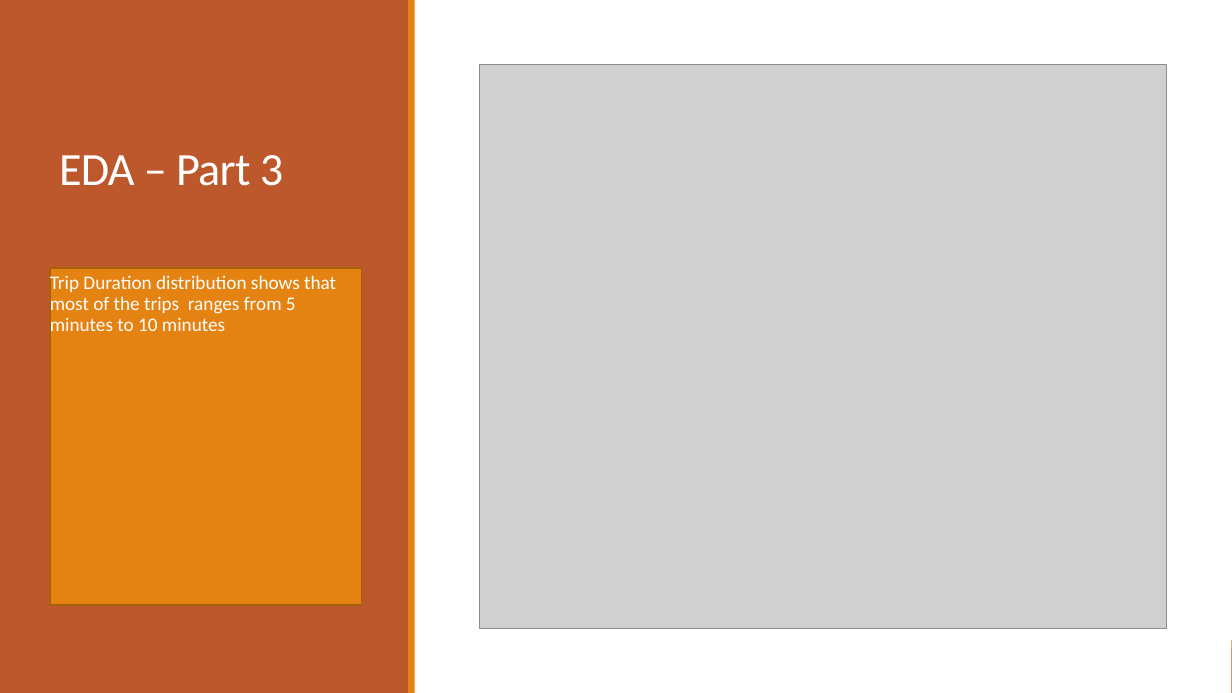
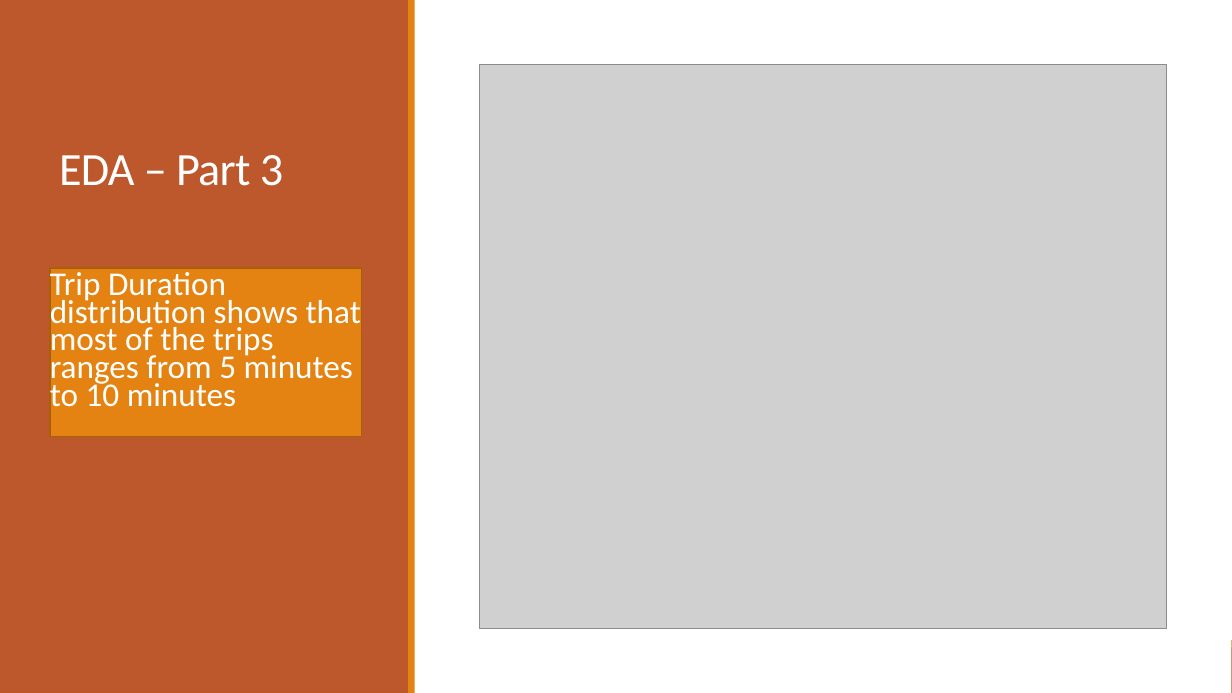
Before and after one commit to mohitroy2502/Chicago-Divvy-DPA-Project, a slide deck: slide 6 of Problem Statement 5.pptx. Drawn at 1232x693 pixels with LibreOffice and Linux fonts; fonts in the diff are those of the drawing; grey boxes stand for pictures. Boxes give left, top, right and bottom in pixels: in the first picture for what was removed or moved away, otherwise in the second. Text is boxed around its words. In the diff, an @@ line names an element or a change of style, - is before the commit and + after.

```diff
--- a/Problem Statement 5.pptx
+++ b/Problem Statement 5.pptx
@@ rectangle "Trip Duration distribution shows that ...": place and size @@
-rectangle "Trip Duration distribution shows that ..." at [50, 268, 361, 605]
+rectangle "Trip Duration distribution shows that ..." at [50, 268, 361, 436]
@@ rectangle "Trip Duration distribution shows that ..." at [50, 268, 361, 436]: size 15 to 25.9 pt; line spacing 0.9 to 0.7 @@
```
Also in this commit, not shown: 3 other slides changed, 2 slides added.
